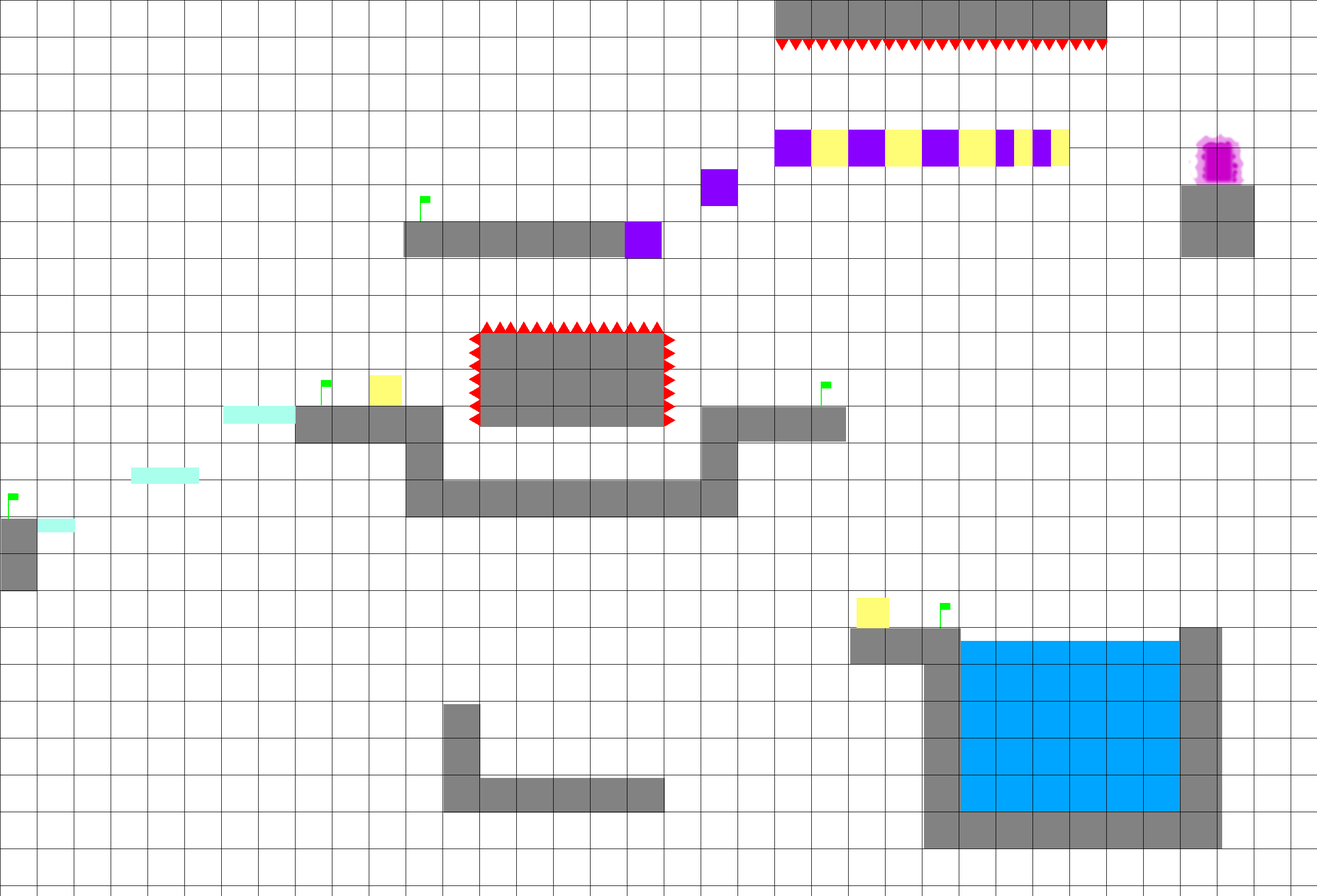
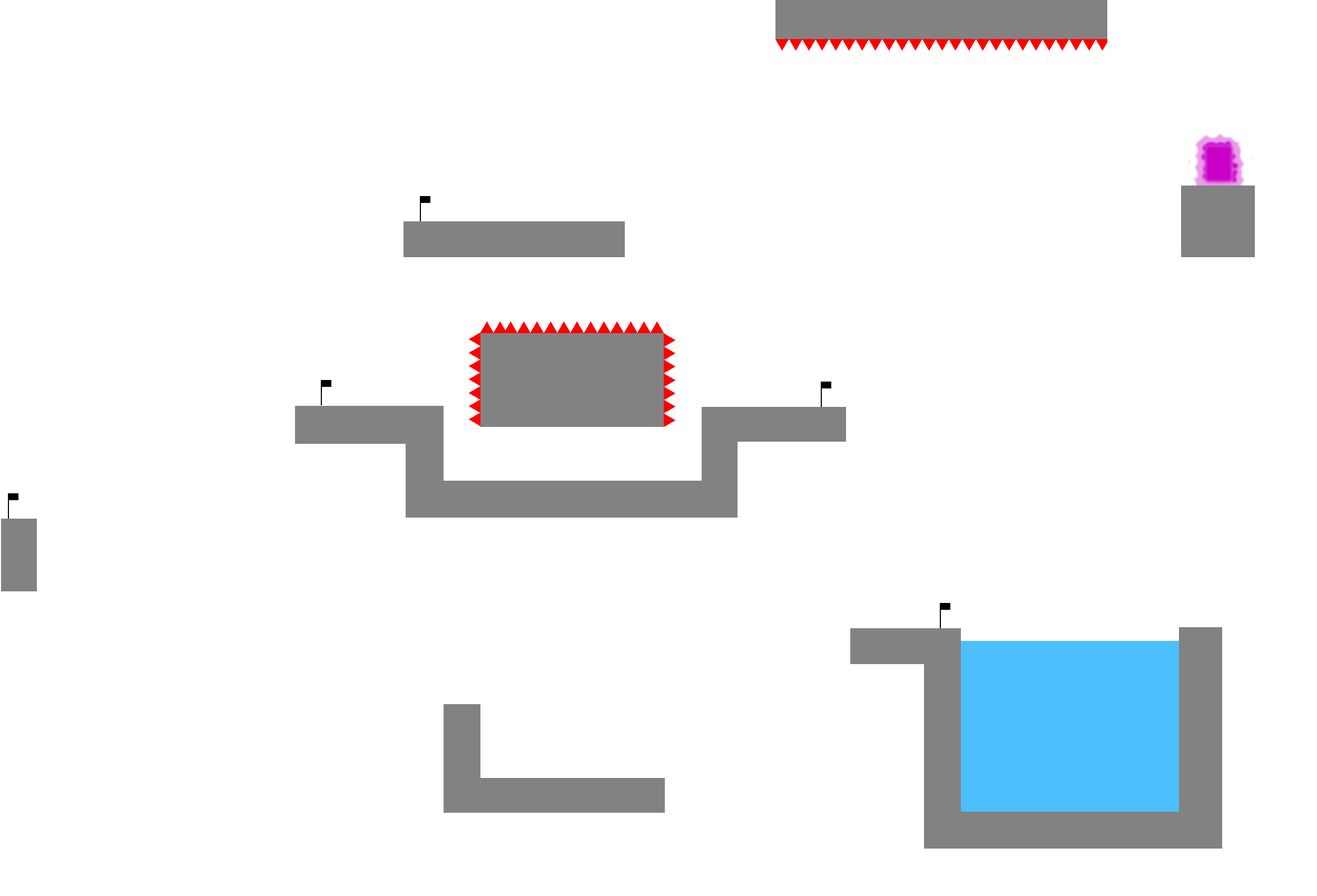
Layers edited between the first and the second 1317x896 image:
painted on "CP5" over 419, 195, 431, 222
painted on "CP2" over 320, 379, 332, 406
painted on "CP3" over 7, 493, 19, 519
painted on "CP4" over 820, 381, 832, 407
hid "Interactives" over 37, 129, 1070, 628
hid "grid" over 0, 0, 1317, 896
painted on "CP1" over 939, 602, 951, 628
added layer "Background copy" above "Background" over 1, 0, 1255, 849
"Background": opacity 100% → 70%, painted on it over 1, 0, 1255, 849
hid "White" over 0, 0, 1317, 896
